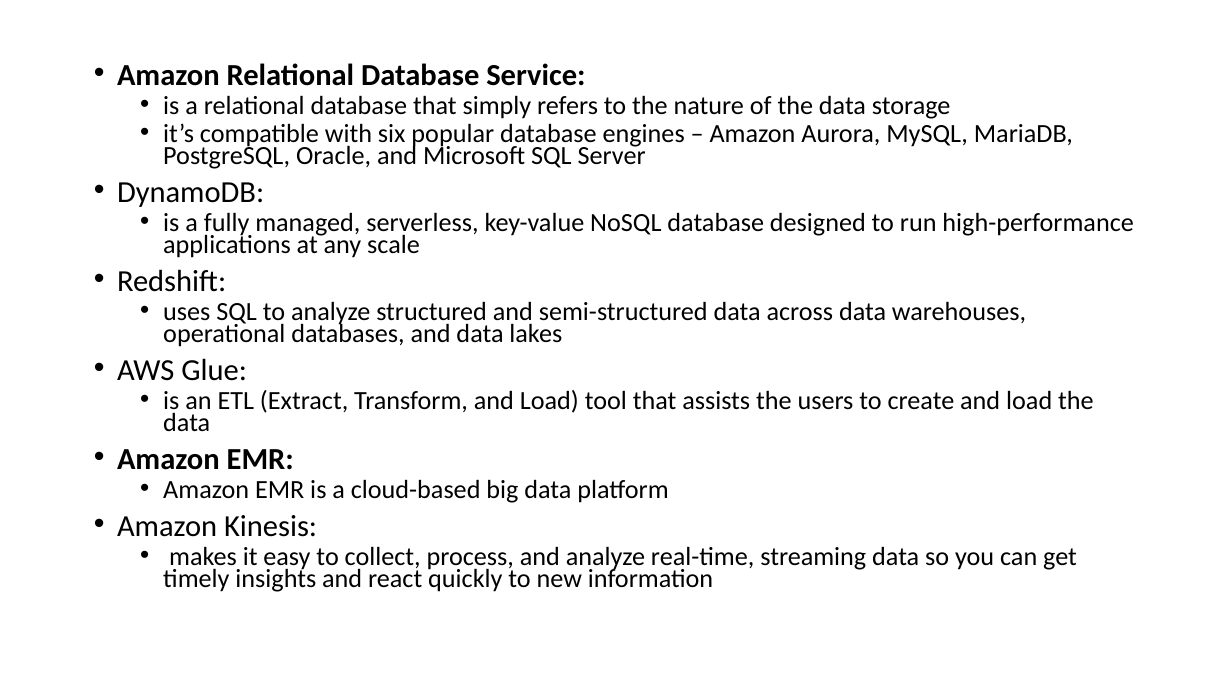
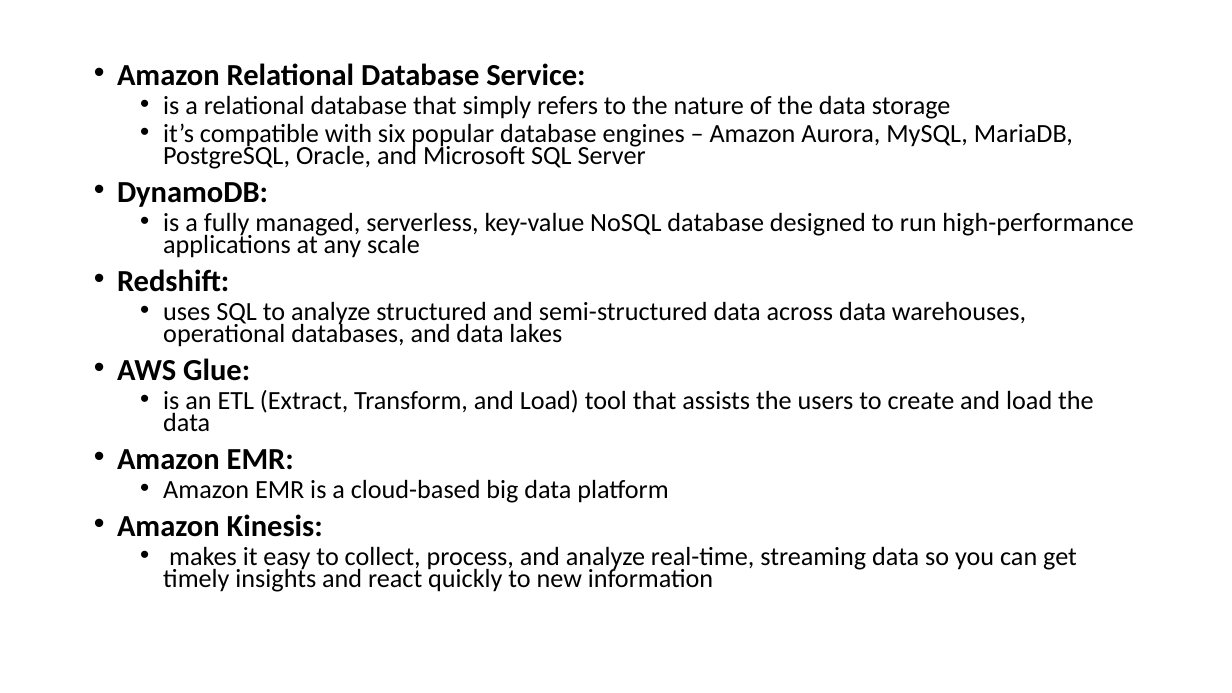
Before and after one commit to AfifNahas/v0.1, a slide deck: slide 3 of Report-1.pptx. Drawn at 1232x693 pixels with LibreOffice and Linux fonts; fonts in the diff are those of the drawing. Boxes give left, top, right and bottom in pixels: in the first picture for what was removed or moved away, otherwise in the second. Text is boxed around its words. In the diff, an @@ line names an element or a change of style, - is before the commit and + after.

```diff
--- a/Report-1.pptx
+++ b/Report-1.pptx
@@ text at [117, 182, 323, 537]: bold on in "DynamoDB:", "Redshift:", "AWS Glue:", "Amazon Kinesis:" @@
```
Also in this commit, not shown: 5 other slides changed, 1 other file.
